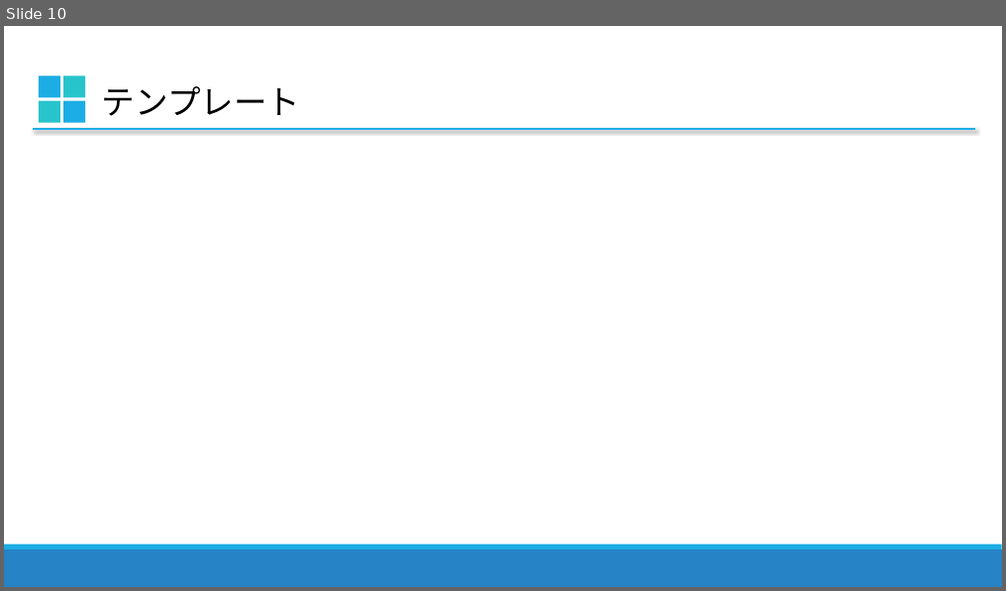
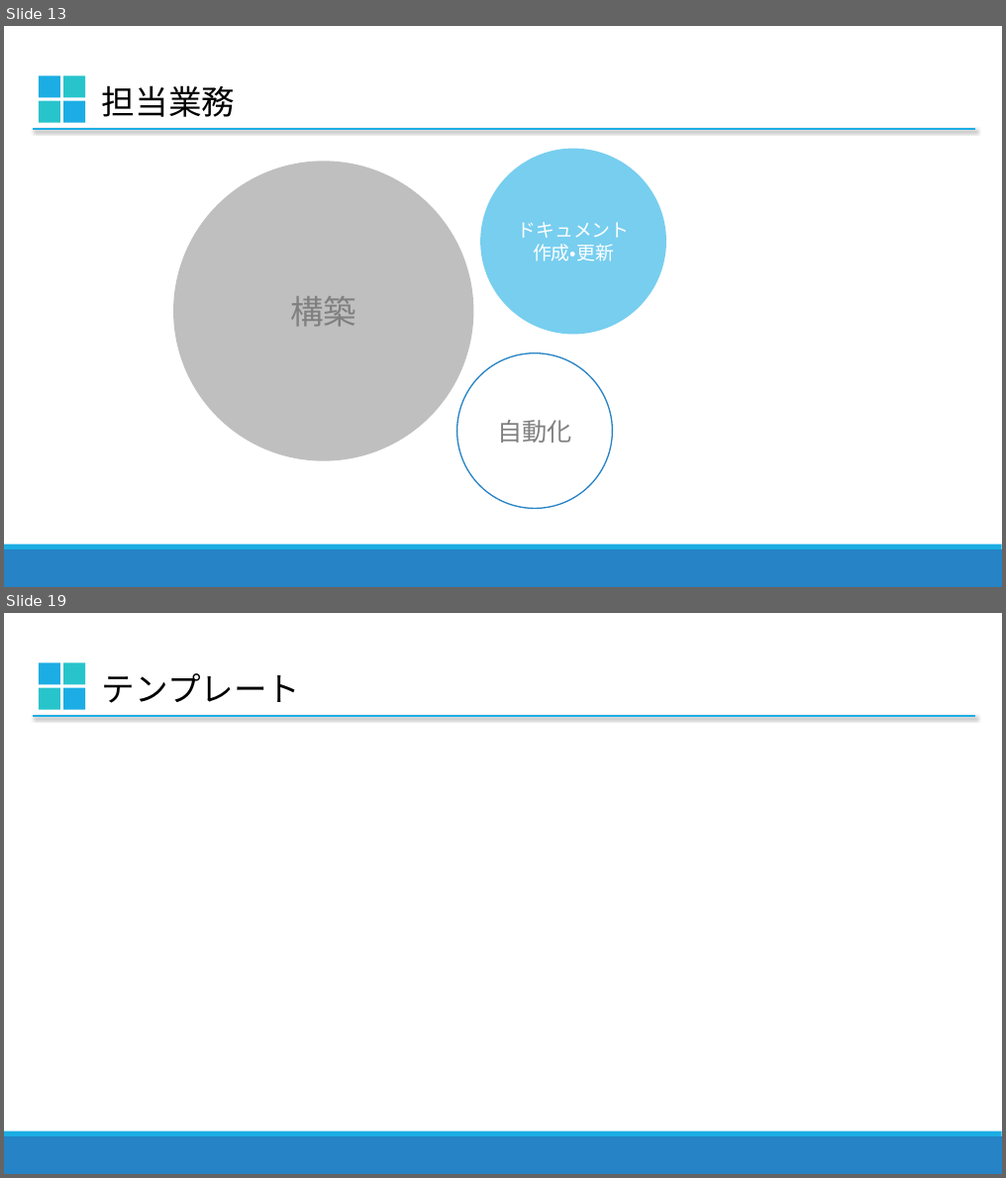
Before and after one commit to frisk1995/excels, a slide deck: sample.pptx. Shown one above the other, each under a label of ours: slide 10 before the commit, slides 13 and 19 after it; the slides between them are not shown. The pictures are 1006x591 and 1006x1178 pixels, drawn with LibreOffice and Linux fonts; fonts in the diff are those of the drawing. Boxes give left, top, right and bottom in pixels: in the first picture for what was removed or moved away, otherwise in the second. Text is boxed around its words. In the diff, an @@ line names an element or a change of style, - is before the commit and + after.

```diff
--- a/sample.pptx
+++ b/sample.pptx
@@ slide 13 added at box(4, 26, 1002, 587), background #FFFFFF; not listed: 2 template elements that a slide beside it also shows @@
@@ group added at box(39, 76, 85, 123): 4 rectangles @@
@@ text added at box(102, 85, 235, 117), 32 pt, text #000000 @@
+担当業務
@@ line added from (33, 129) to (975, 129), #1CADE4 2 pt @@
@@ ellipse added at box(173, 161, 473, 461), fill #BFBFBF, 32 pt, text #808080 @@
+構築
@@ ellipse added at box(480, 149, 665, 335), fill #77CEEF, 18 pt, text #FFFFFF @@
+ドキュメント
+作成・更新
@@ ellipse added at box(456, 353, 612, 508), fill #FFFFFF, outline #2683C6 1.25 pt, 24 pt, text #808080 @@
+自動化
@@ what was slide 10 is now slide 19 @@
```
Also in this commit, not shown: 8 slides changed, 9 other slides added, 1 slide removed.
